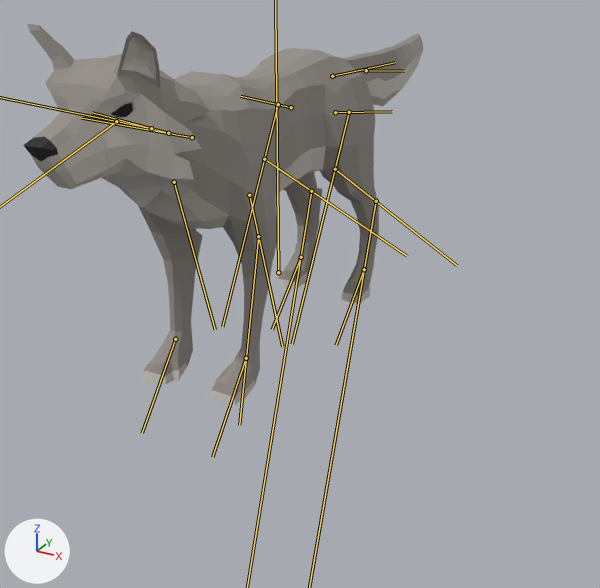
Two versions of the glTF model rysy/models/animals/wolf.glb, one commit apart.
Both versions are drawn from a camera (50 mm lens) standing at (0.825, -1.406, 0.784) and looking at (0.109, -0.104, 0.133). The axes (+X, +Y, +Z) are drawn at lower left. The lights are the same throughout. The first picture is the older version. The bones that change are drawn over the model as lines.

The first picture shows 'Wolf'.
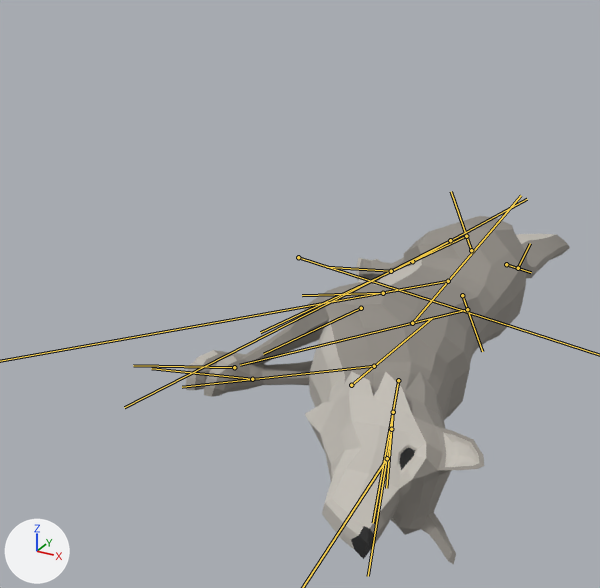
The newer file adds an action. The first version stands in its rest pose; the second is drawn at frame 24 of the action 'Death'.

Where the change shows, as pixel boxes (x1, y1, x2, y2) in the pictures (600 x 588 px):
'Wolf', posed (9% shorter)
    before: (23, 24, 423, 406)
    after: (186, 216, 570, 564)
bone 'Neck1', root to tip
    before: (192, 137) to (82, 118)
    after: (398, 380) to (373, 523)
bone 'Neck2', root to tip
    before: (168, 133) to (92, 112)
    after: (393, 412) to (386, 488)
bone 'FrontUpperLeg.L', root to tip
    before: (249, 195) to (282, 346)
    after: (351, 385) to (431, 318)
bone 'FrontLowerLeg.L', root to tip
    before: (258, 236) to (239, 425)
    after: (374, 366) to (182, 387)
bone 'FrontUpperLeg.R', root to tip
    before: (174, 182) to (215, 329)
    after: (361, 308) to (263, 354)
bone 'BackShoulder.L', root to tip
    before: (335, 112) to (392, 111)
    after: (462, 295) to (482, 351)
bone 'BackLeg.L', root to tip
    before: (349, 112) to (292, 344)
    after: (467, 309) to (240, 365)
bone 'BackUpperLeg.L', root to tip
    before: (335, 169) to (457, 265)
    after: (412, 323) to (521, 195)
bone 'BackShoulder.R', root to tip
    before: (291, 107) to (240, 96)
    after: (471, 250) to (451, 191)
bone 'BackLeg.R', root to tip
    before: (278, 104) to (222, 326)
    after: (466, 236) to (260, 332)
bone 'BackUpperLeg.R', root to tip
    before: (264, 159) to (407, 256)
    after: (412, 261) to (527, 199)
bone 'Tail2', root to tip
    before: (332, 76) to (395, 62)
    after: (506, 264) to (531, 272)
bone 'Tail4', root to tip
    before: (366, 70) to (404, 71)
    after: (518, 268) to (530, 243)
bone 'IKBackLeg.L', root to tip
    before: (364, 269) to (336, 345)
    after: (383, 293) to (302, 295)
bone 'IKFrontLeg.L', root to tip
    before: (246, 358) to (212, 457)
    after: (252, 379) to (151, 368)
bone 'IKBackLeg.R', root to tip
    before: (301, 257) to (272, 329)
    after: (391, 271) to (326, 267)
bone 'IKFrontLeg.R', root to tip
    before: (175, 339) to (142, 433)
    after: (234, 367) to (133, 365)

The change in detail:
Bone 'Body' (bone_body) moves from (0.0, 0.0, 0.0) to (0.19, 0.16, -0.02).
Bone 'Body' (bone_body) turns from (0, 0, 0) to (0, 4, -97) degrees about its own x, y and z.
Bone 'Neck1' (bone_neck1) turns from (0, 0, 0) to (0, -1, 16) degrees about its own x, y and z.
Bone 'Neck2' (bone_neck2) turns from (0, 0, 0) to (0, -1, -17) degrees about its own x, y and z.
Bone 'Neck3' (bone_neck3) turns from (0, 0, 0) to (0, -1, -6) degrees about its own x, y and z.
Bone 'Head' (bone_head) turns from (0, 0, 0) to (16, -11, 10) degrees about its own x, y and z.
Bone 'FrontUpperLeg.L' (bone_frontupperleg_l) turns from (0, 0, 0) to (75, 2, -15) degrees about its own x, y and z.
Bone 'FrontLowerLeg.L' (bone_frontlowerleg_l) turns from (0, 0, 0) to (95, 0, 0) degrees about its own x, y and z.
Bone 'FrontUpperLeg.R' (bone_frontupperleg_r) turns from (0, 0, 0) to (4, 0, -44) degrees about its own x, y and z.
Bone 'BackShoulder.L' (bone_backshoulder_l) turns from (0, 0, 0) to (7, -6, 26) degrees about its own x, y and z.
Bone 'BackLeg.L' (bone_backleg_l) turns from (0, 0, 0) to (-6, -4, 4) degrees about its own x, y and z.
Bone 'BackUpperLeg.L' (bone_backupperleg_l) turns from (0, 0, 0) to (37, 2, 5) degrees about its own x, y and z.
Bone 'BackLowerLeg.L' (bone_backlowerleg_l) turns from (0, 0, 0) to (51, 2, -3) degrees about its own x, y and z.
Bone 'BackShoulder.R' (bone_backshoulder_r) turns from (0, 0, 0) to (-6, -12, 39) degrees about its own x, y and z.
Bone 'BackLeg.R' (bone_backleg_r) turns from (0, 0, 0) to (-3, 2, -2) degrees about its own x, y and z.
Bone 'BackUpperLeg.R' (bone_backupperleg_r) turns from (0, 0, 0) to (16, -1, -2) degrees about its own x, y and z.
Bone 'BackLowerLeg.R' (bone_backlowerleg_r) turns from (0, 0, 0) to (21, 0, 1) degrees about its own x, y and z.
Bone 'Tail2' (bone_tail2) turns from (0, 0, 0) to (2, 2, -27) degrees about its own x, y and z.
Bone 'Tail4' (bone_tail4) turns from (0, 0, 0) to (-2, -1, 17) degrees about its own x, y and z.
Bone 'IKBackLeg.L' (bone_ikbackleg_l) moves from (0.0, 0.0, 0.0) to (0.25, 0.18, 0.03).
Bone 'IKBackLeg.L' (bone_ikbackleg_l) turns from (0, 0, 0) to (-55, -46, 102) degrees about its own x, y and z.
Bone 'IKFrontLeg.L' (bone_ikfrontleg_l) moves from (0.0, 0.0, 0.0) to (0.05, 0.13, 0.11).
Bone 'IKFrontLeg.L' (bone_ikfrontleg_l) turns from (0, 0, 0) to (-54, -37, 112) degrees about its own x, y and z.
Bone 'IKBackLeg.R' (bone_ikbackleg_r) moves from (0.0, 0.0, 0.0) to (0.84, -0.14, 0.26).
Bone 'IKBackLeg.R' (bone_ikbackleg_r) turns from (0, 0, 0) to (16, -22, 84) degrees about its own x, y and z.
Bone 'IKFrontLeg.R' (bone_ikfrontleg_r) moves from (0.0, 0.0, 0.0) to (0.51, 0.08, 0.14).
Bone 'IKFrontLeg.R' (bone_ikfrontleg_r) turns from (0, 0, 0) to (-48, -39, 102) degrees about its own x, y and z.
